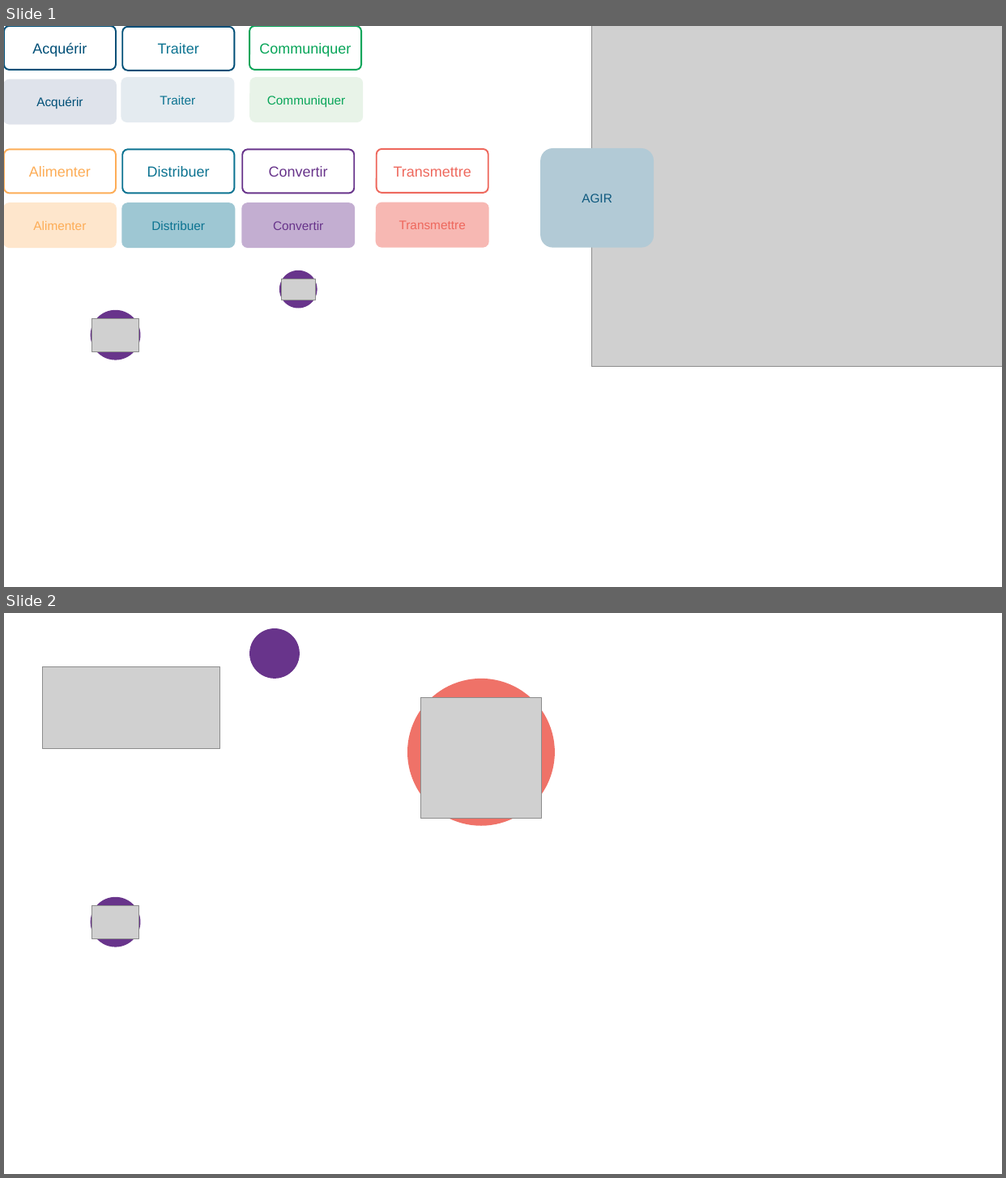
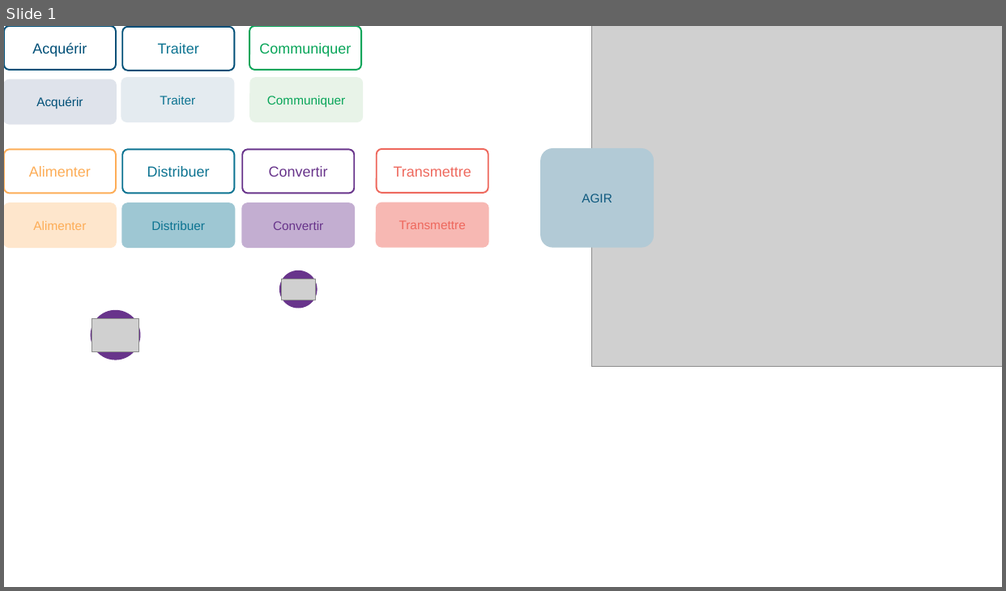
Before and after one commit to xpessoles/TP_Documents_PSI, a slide deck: ChaineFonctionnelle_V2.pptx. Shown one above the other, each under a label of ours: slides 1 and 2 before the commit, slide 1 after it. The pictures are 1006x1178 and 1006x591 pixels, drawn with LibreOffice and Linux fonts; fonts in the diff are those of the drawing; grey boxes stand for pictures. Boxes give left, top, right and bottom in pixels: in the first picture for what was removed or moved away, otherwise in the second. Text is boxed around its words. In the diff, an @@ line names an element or a change of style, - is before the commit and + after.

```diff
--- a/ChaineFonctionnelle_V2.pptx
+++ b/ChaineFonctionnelle_V2.pptx
@@ slide 2 removed at (4, 613, 1002, 1174), background #FFFFFF @@
@@ ellipse removed at (249, 628, 300, 679) @@
@@ picture removed at (42, 667, 220, 748) @@
@@ ellipse removed at (407, 679, 555, 826) @@
@@ picture removed at (421, 697, 542, 818) @@
@@ ellipse removed at (90, 897, 140, 948) @@
@@ picture removed at (91, 905, 138, 939) @@
```
Also in this commit, not shown: 1 slide added.
